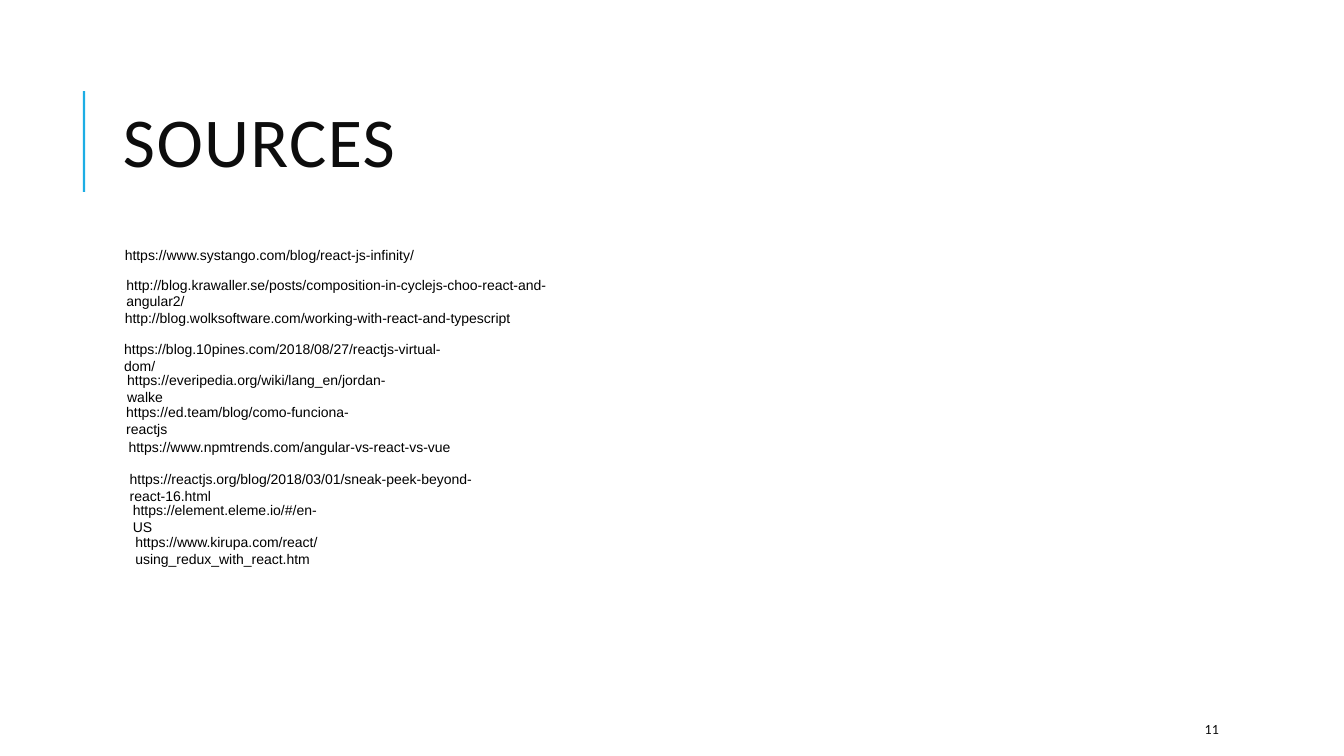
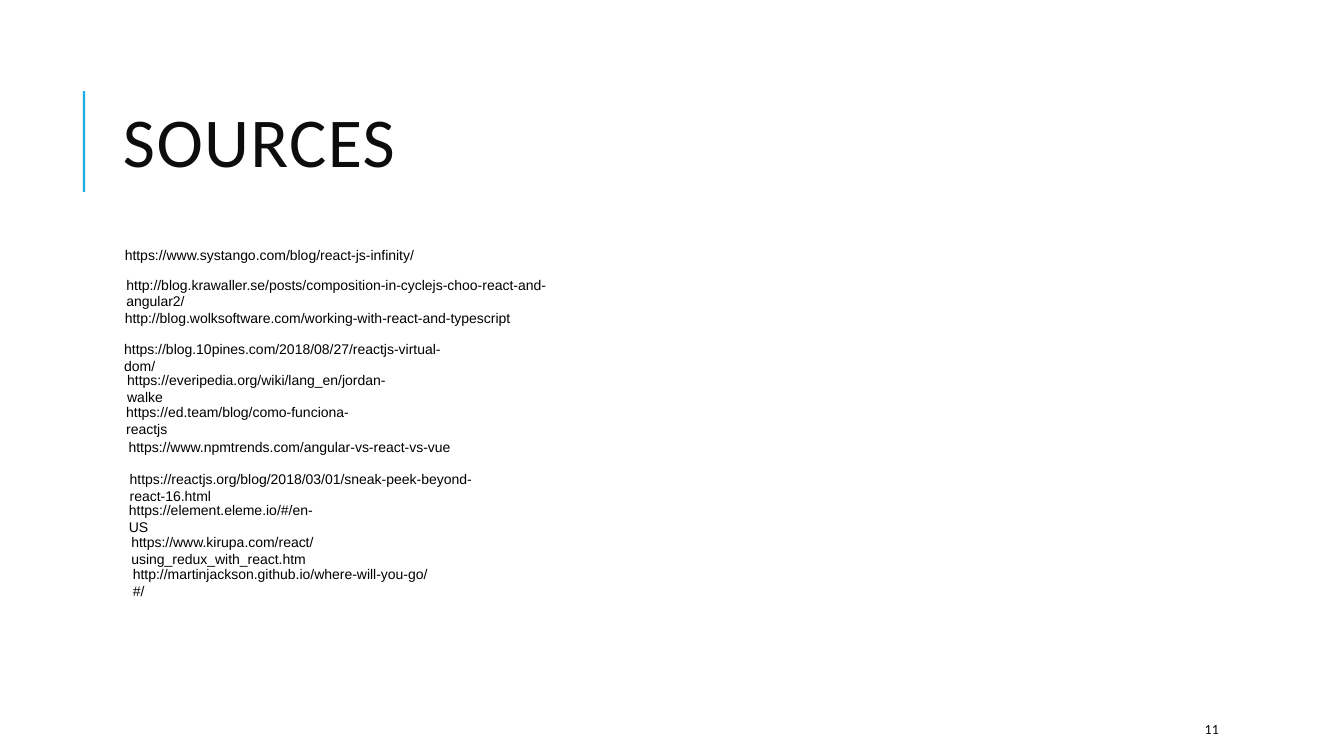
Before and after one commit to Sakai-san/powercoders, a slide deck: slide 11 of reactWorkshop.odp. Drawn at 1344x756 pixels with LibreOffice and Linux fonts; fonts in the diff are those of the drawing. Boxes give left, top, right and bottom in pixels: in the first picture for what was removed or moved away, otherwise in the second. Text is boxed around its words. In the diff, an @@ line names an element or a change of style, - is before the commit and + after.

Commit message:
Update slides.

```diff
--- a/reactWorkshop.odp
+++ b/reactWorkshop.odp
@@ text "https://element.eleme.io/#/en-US": place and size @@
-text "https://element.eleme.io/#/en-US" at bbox=[133, 505, 317, 532]
+text "https://element.eleme.io/#/en-US" at bbox=[129, 505, 313, 532]
@@ text "https://www.kirupa.com/react/using_redux_with_react.htm": place and size @@
-text "https://www.kirupa.com/react/using_redux_with_react.htm" at bbox=[135, 537, 317, 567]
+text "https://www.kirupa.com/react/using_redux_with_react.htm" at bbox=[131, 537, 313, 567]
@@ text added at bbox=[133, 569, 428, 582], 10 pt, text #000000 @@
+http://martinjackson.github.io/where-will-you-go/#/
```
Also in this commit, not shown: 1 other slide changed.
